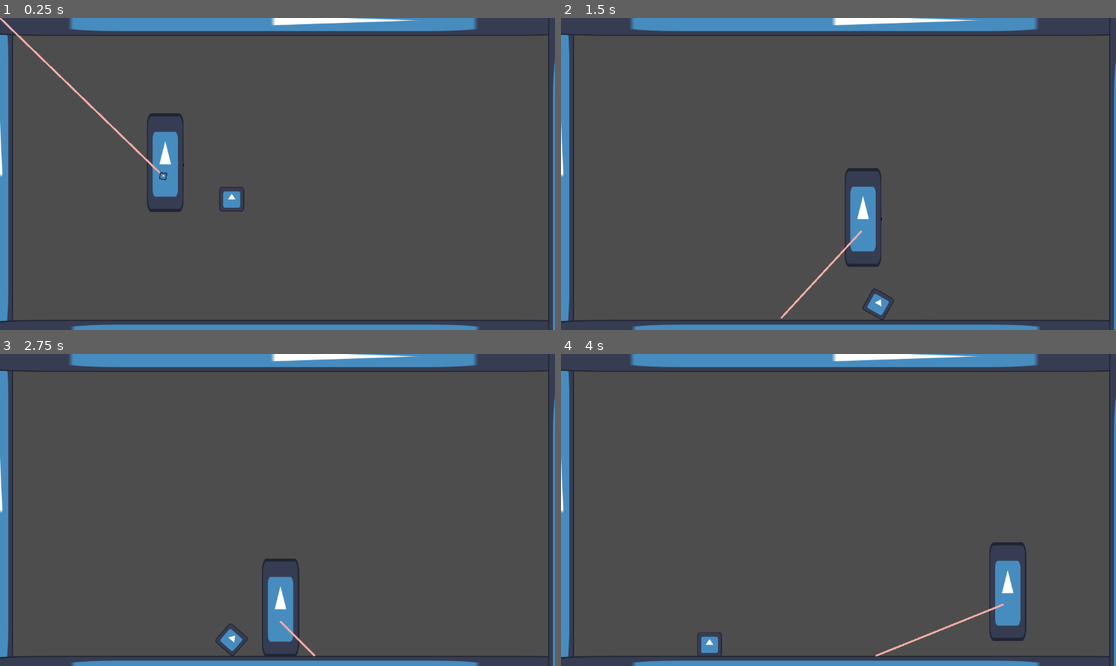
Above: before the commit, frames 1-4 (two rows, left to right).
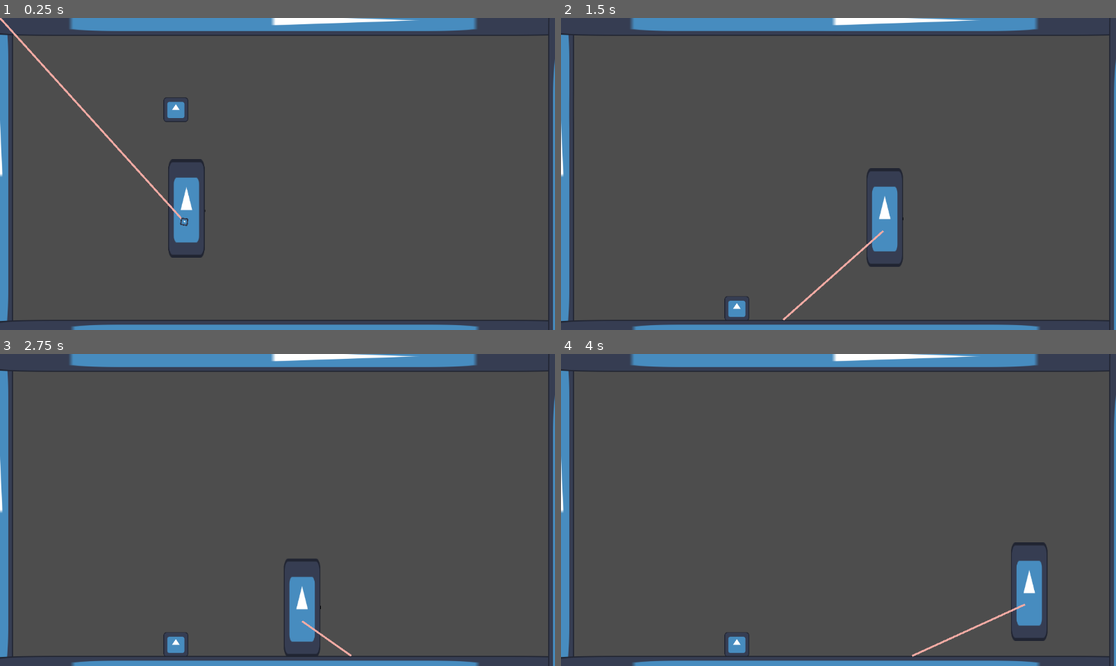
Above: after the commit, the same moments.

Repository: BeMain/metroidvania
Game: Godot game, scene res://world.tscn
Same seed, same stepped clock (60 frames per second), same inputs: the game is played once before the commit and once after it. The engine's default icon, where the game draws it, is replaced by a stand-in: a white triangle on a blue panel in a dark square.
Inputs:
- Up to frame 1 (0.25 s): no input
- Up to frame 2 (1.5 s): tap Enter (ui_accept) at 0.5 s; hold Right (right) from 0.53 s (still down); tap Up (jump) at 0.77 s
- Up to frame 3 (2.75 s): tap Up (jump) at 1.52 s; release Right (right) at 2.03 s; hold Left (left) from 2.03 s (still down)
- Up to frame 4 (4 s): release Left (left) at 2.78 s; hold Right (right) from 2.78 s (still down); tap Up (jump) at 3.02, 3.77 s

The runs differ from the first frame. In frame 1, 3.2% of the frame differs, in the area x 0-45%, y 0-77%; in frame 2, 2.7%; in frame 3, 2.5%; in frame 4, 2.7%.

Commit message:
Setup collision masks

Diff:
--- a/player.tscn
+++ b/player.tscn
@@ -12,6 +12,8 @@
 size = Vector2(80, 200)
 
 [node name="Player" type="CharacterBody2D"]
+collision_layer = 2
+collision_mask = 7
 slide_on_ceiling = false
 floor_stop_on_slope = false
 floor_block_on_wall = false
--- a/project.godot
+++ b/project.godot
@@ -36,3 +36,9 @@
 "events": [Object(InputEventKey,"resource_local_to_scene":false,"resource_name":"","device":-1,"window_id":0,"alt_press …(182 unchanged characters)…
 ]
 }
+
+[layer_names]
+
+2d_physics/layer_1="Terrain"
+2d_physics/layer_2="Player"
+2d_physics/layer_3="Objects"
--- a/rock.tscn
+++ b/rock.tscn
@@ -6,6 +6,8 @@
 size = Vector2(48, 48)
 
 [node name="Rock" type="RigidBody2D"]
+collision_layer = 4
+collision_mask = 7
 continuous_cd = 1
 max_contacts_reported = 4
 contact_monitor = true
--- a/world.tscn
+++ b/world.tscn
@@ -12,11 +12,12 @@
 [node name="SoundRippleCanvas" type="CanvasLayer" parent="."]
 
 [node name="Player" parent="." instance=ExtResource("1_5qsqh")]
-position = Vector2(343, 268)
+position = Vector2(387, 363)
 
 [node name="StaticBody2D" type="StaticBody2D" parent="."]
 position = Vector2(-5, 312)
 scale = Vector2(1, 15)
+collision_mask = 7
 
 [node name="Icon" type="Sprite2D" parent="StaticBody2D"]
 scale = Vector2(0.5, 0.5)
@@ -31,6 +32,7 @@
 position = Vector2(587, 5)
 rotation = 1.5708
 scale = Vector2(1, 20)
+collision_mask = 7
 
 [node name="Icon" type="Sprite2D" parent="StaticBody2D2"]
 scale = Vector2(0.5, 0.5)
@@ -45,6 +47,7 @@
 position = Vector2(591, 659)
 rotation = 1.5708
 scale = Vector2(1, 20)
+collision_mask = 7
 
 [node name="Icon" type="Sprite2D" parent="StaticBody2D4"]
 scale = Vector2(0.5, 0.5)
@@ -58,6 +61,7 @@
 [node name="StaticBody2D3" type="StaticBody2D" parent="."]
 position = Vector2(1170, 388)
 scale = Vector2(1, 15)
+collision_mask = 7
 
 [node name="Icon" type="Sprite2D" parent="StaticBody2D3"]
 scale = Vector2(0.5, 0.5)
@@ -69,4 +73,4 @@
 metadata/_edit_lock_ = true
 
 [node name="Rock" parent="." instance=ExtResource("4_716qr")]
-position = Vector2(481, 348)
+position = Vector2(365, 162)
